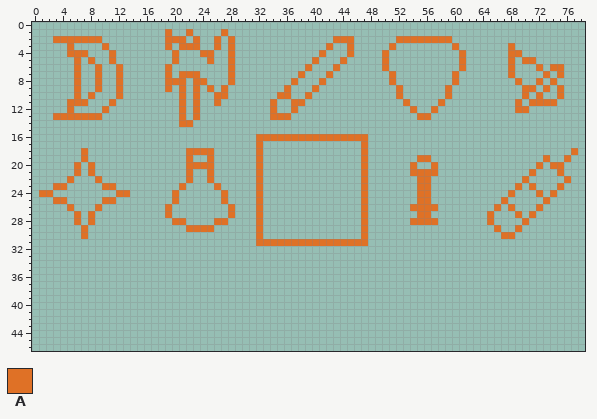
Pixel-art file: Assets/Sprites/temps.aseprite. The first picture shows the starting point.
90x90 pixels, 1 frame. Shown: x 0..78, y 0..46.
Palette (. is transparent): A #df7126
Pixels before (only the part around the change), first column x 0:
30 .......A........................A..........
31 ................................AAAAAAAAAAA
32 ...........................................
33 ...........................................
34 ...........................................
35 ...........................................
36 ...........................................
37 ...........................................
38 ...........................................
39 ...........................................
40 ...........................................
41 ...........................................
42 ...........................................
43 ...........................................
44 ...........................................
45 ...........................................
46 ...........................................
New version:
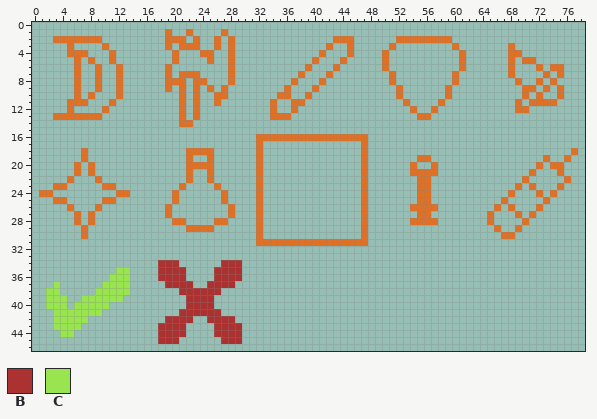
Colours new in this view: B #ac3232  C #99e550
The edit:
Colour B is added in row 34 at x 18 to 20 and 27 to 29; in rows 35 to 36 at x 18 to 21 and 26 to 29; in row 37 at x 19 to 22 and 25 to 28; in row 38 at x 21 to 26; in rows 39 to 40 at x 22 to 25; in row 41 at x 21 to 26.
Colour B is added in row 42 at x 19 to 22 and 25 to 28; in rows 43 to 44 at x 18 to 21 and 26 to 29; in row 45 at x 18 to 20 and 27 to 29.
Colour C is added in row 35 at x 12 to 13; in row 36 at x 11 to 13; in row 37 at x 3 and 10 to 13; in row 38 at x 2 to 3 and 9 to 13; in row 39 at x 2 to 4 and 7 to 12; in row 40 at x 2 to 4 and 6 to 10.
Colour C is added in row 41 at x 3 to 9; in row 42 at x 3 to 7; in row 43 at x 3 to 6; in row 44 at x 4 to 5.
Pixel boxes of the changes (left, top, right, bottom) in both pictures:
added: (158, 260, 242, 344)
added: (46, 267, 130, 337)
